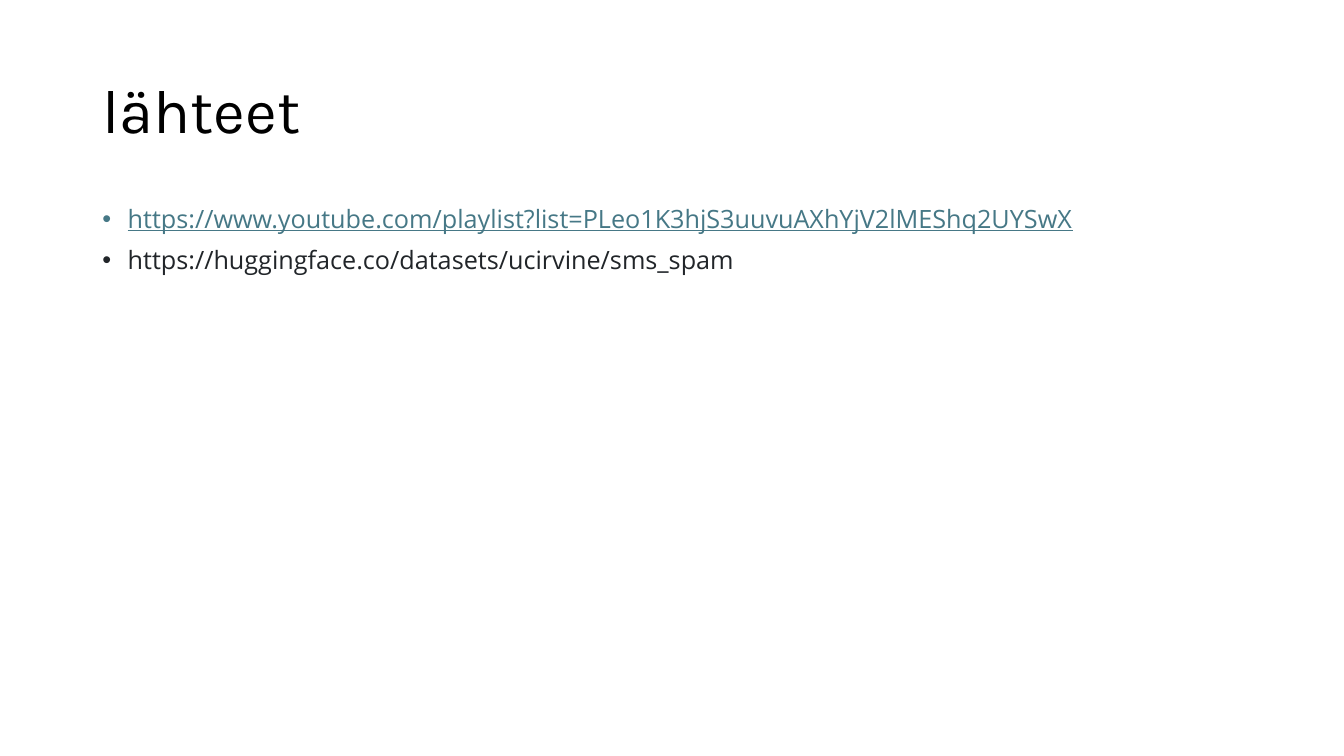
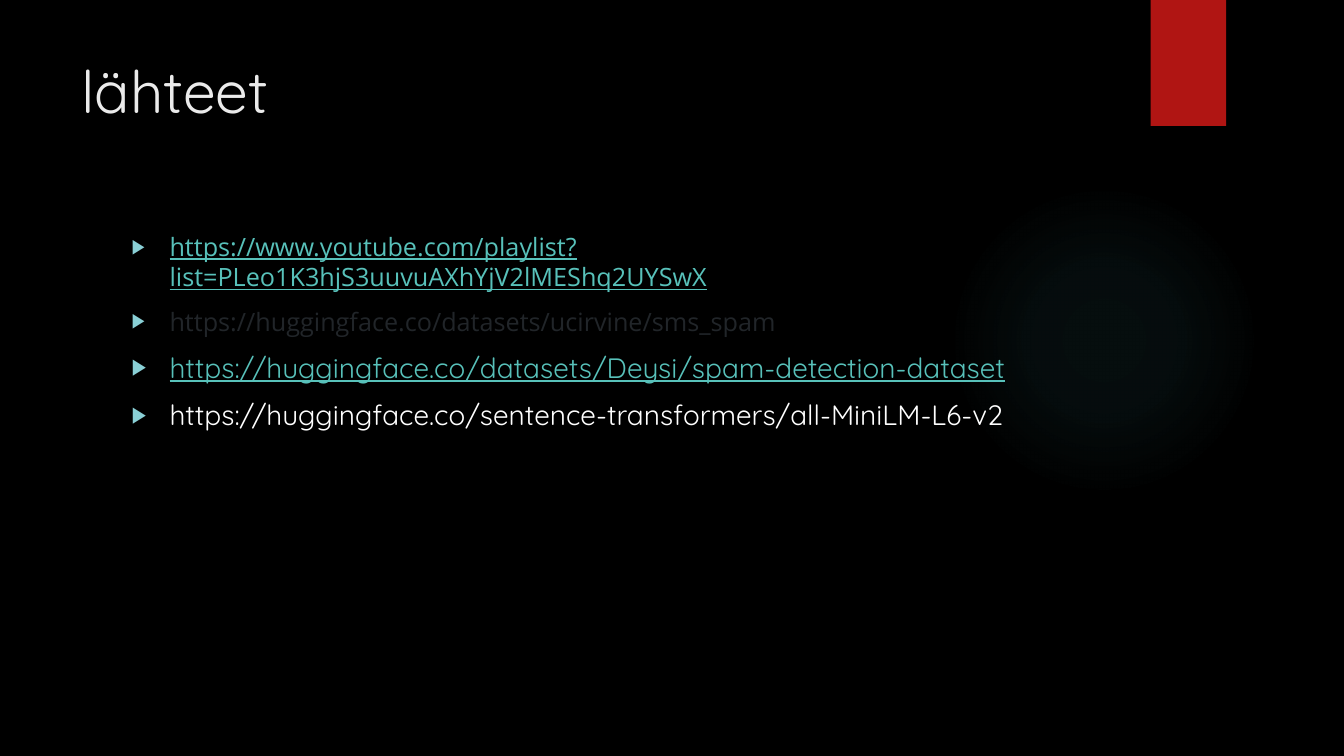
Before and after one commit to Makeezi/nlp, a slide deck: slide 6 of mlm.pptx. Drawn at 1344x756 pixels with LibreOffice and Linux fonts; fonts in the diff are those of the drawing; background and template pictures are left out. Boxes give left, top, right and bottom in pixels: in the first picture for what was removed or moved away, otherwise in the second. Text is boxed around its words. In the diff, an @@ line names an element or a change of style, - is before the commit and + after.

```diff
--- a/mlm.pptx
+++ b/mlm.pptx
@@ background #FFFFFF to picture (left out) @@
@@ rectangle added at <box>1150,0,1226,126</box>, fill #B01513 @@
@@ title "lähteet": place and size @@
-title "lähteet" at <box>102,91,300,134</box>
+title "lähteet" at <box>81,69,268,114</box>
@@ title "lähteet" at <box>81,69,268,114</box>: size 44 to 42 pt, font Karla to Quicksand, text colour #000000 to #EBEBEB; line spacing 0.9 to 1; vertical alignment middle to top @@
@@ ellipse added at <box>949,185,1259,495</box>, fill gradient #50B9C1 @@
@@ text "https://www.youtube.com/playlist?list=PLeo1K3hjS3uuvuAXhYjV2 ...": place and size @@
-text "https://www.youtube.com/playlist?list=PLeo1K3hjS3uuvuAXhYjV2 ..." at <box>128,209,1072,275</box>
+text "https://www.youtube.com/playlist?list=PLeo1K3hjS3uuvuAXhYjV2 ..." at <box>170,237,1005,431</box>
@@ text at <box>170,237,776,337</box>: text colour #467886 to #58C1BA in "https://www.youtube.com/playlist?list=PLeo1K3hjS3uuvuAXhYjV2 ..."; bullet • to ▶; line spacing 0.9 to 1 @@
@@ text at <box>170,355,1005,431</box>: paragraphs added @@
+▶ https://huggingface.co/datasets/Deysi/spam-detection-dataset
+▶ https://huggingface.co/sentence-transformers/all-MiniLM-L6-v2
```
Also in this commit, not shown: 4 other slides changed, 1 slide added, 1 slide removed, 2 other files.
